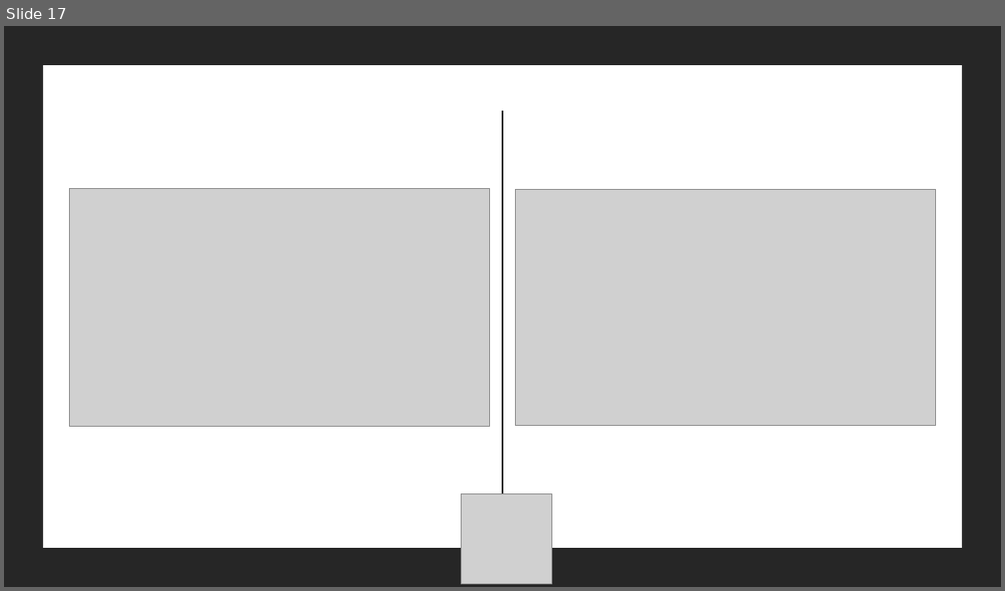
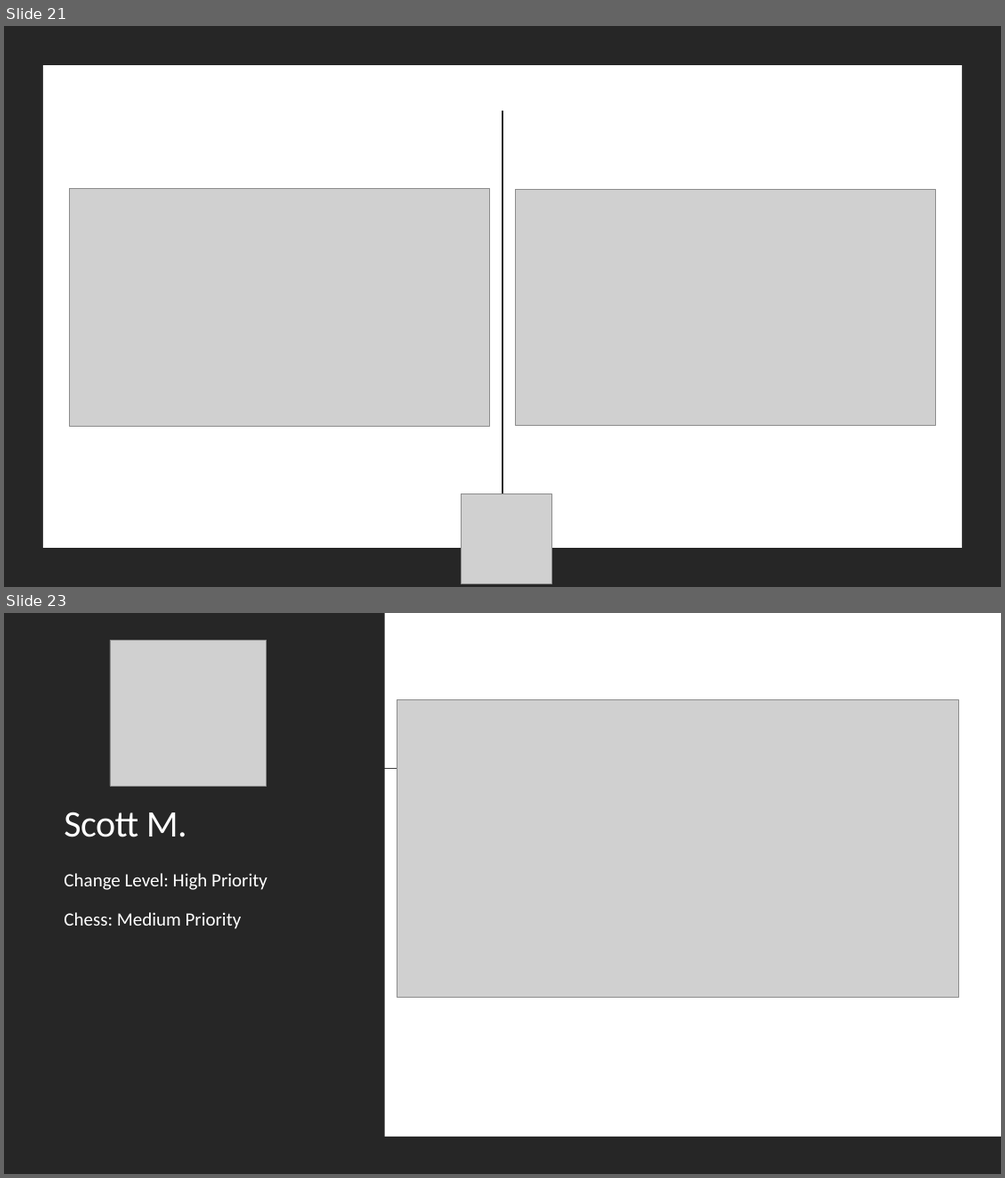
Before and after one commit to Room-4-Studios/Tower-of-Annihilation, a slide deck: docs/SA_Presentation.pptx. Shown one above the other, each under a label of ours: slide 17 before the commit, slides 21 and 23 after it; the slides between them are not shown. The pictures are 1005x591 and 1005x1178 pixels, drawn with LibreOffice and Linux fonts; fonts in the diff are those of the drawing; grey boxes stand for pictures. Boxes give left, top, right and bottom in pixels: in the first picture for what was removed or moved away, otherwise in the second. Text is boxed around its words. In the diff, an @@ line names an element or a change of style, - is before the commit and + after.

```diff
--- a/docs/SA_Presentation.pptx
+++ b/docs/SA_Presentation.pptx
@@ slide 23 added at (4,613,1001,1174), background #FFFFFF; not listed: 1 template element that a slide beside it also shows @@
@@ rectangle added at (4,613,385,1174), fill #262626 @@
@@ picture added at (110,640,267,786) @@
@@ picture added at (397,700,958,997) @@
@@ line added from (102, 769) to (917, 769), #404040 1 pt @@
@@ title added at (64,811,187,837), 36 pt, text #FFFFFF @@
+Scott M.
@@ text added at (64,873,267,929), 18 pt, text #FFFFFF @@
+Change Level: High Priority
+Chess: Medium Priority
@@ what was slide 17 is now slide 21 @@
```
Also in this commit, not shown: 4 slides changed, 4 other slides added, 2 other files.
